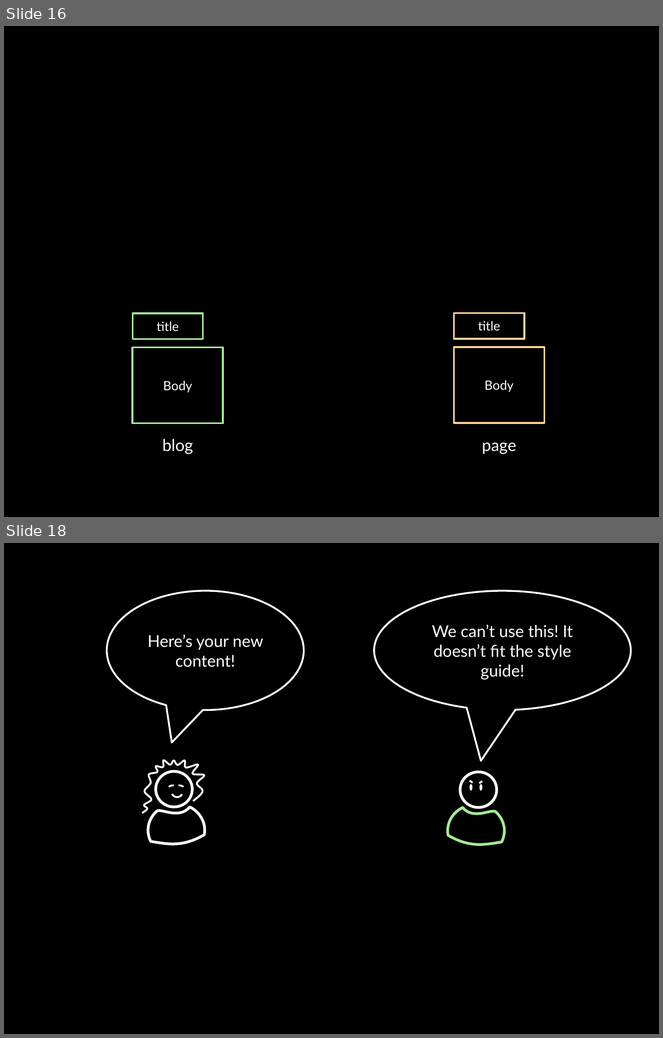
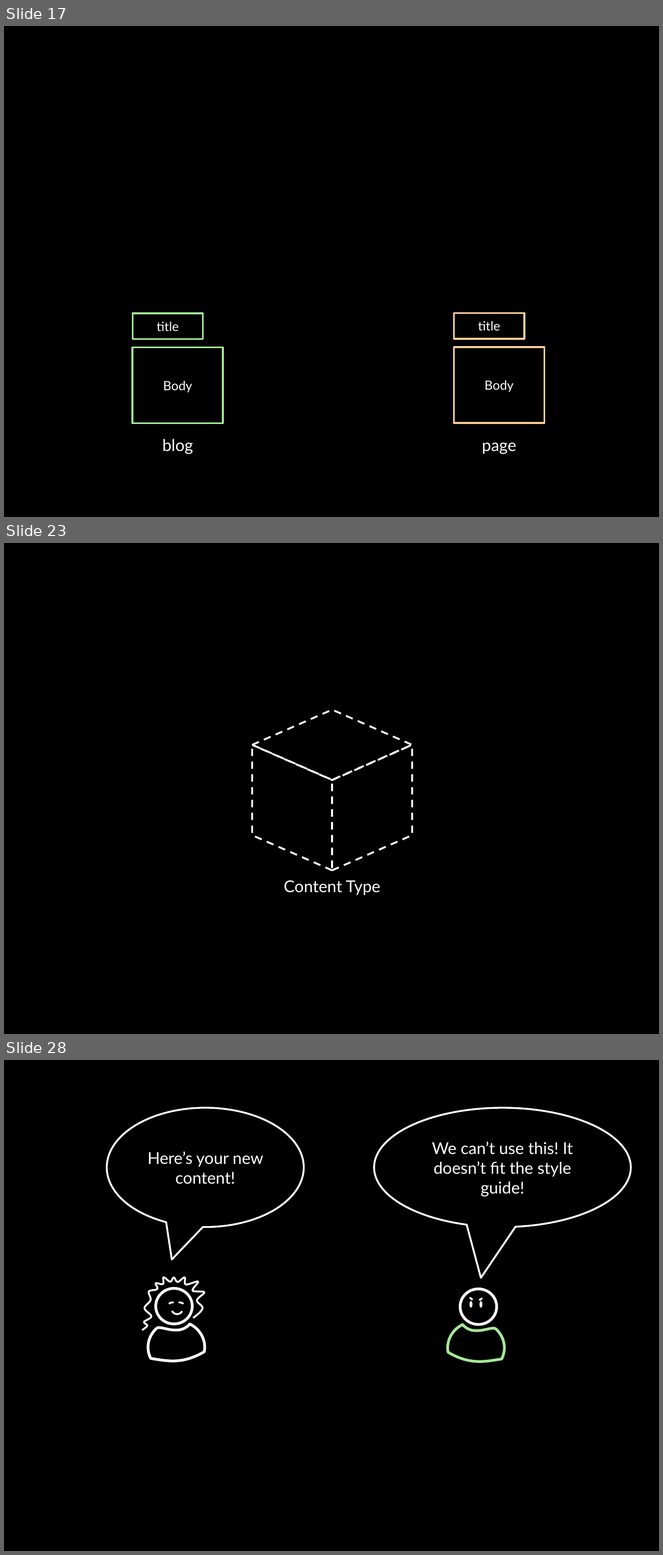
Before and after one commit to socketwench/introToContentTypes, a slide deck: src/introToContentTypes.pptx. Shown one above the other, each under a label of ours: slides 16 and 18 before the commit, slides 17, 23 and 28 after it; the slides between them are not shown. The pictures are 663x1038 and 663x1555 pixels, drawn with LibreOffice and Linux fonts; fonts in the diff are those of the drawing. Boxes give left, top, right and bottom in pixels: in the first picture for what was removed or moved away, otherwise in the second. Text is boxed around its words. In the diff, an @@ line names an element or a change of style, - is before the commit and + after.

Commit message:
Completed Drupal and Content, and Categorizing Content sections. Started Creating Content Types section.

```diff
--- a/src/introToContentTypes.pptx
+++ b/src/introToContentTypes.pptx
@@ slide 23 added at (4, 543, 659, 1034), background #000000 @@
@@ diamond added at (253, 710, 412, 781), outline #FFFFFF 2 pt dashed @@
@@ parallelogram added at (253, 745, 332, 871), outline #FFFFFF 2 pt dashed @@
@@ parallelogram added at (332, 745, 412, 871), outline #FFFFFF 2 pt dashed @@
@@ text added at (284, 880, 380, 896), 18 pt, text #FFFFFF @@
+Content Type
@@ what was slide 16 is now slide 17 @@
@@ what was slide 18 is now slide 28 @@
```
Also in this commit, not shown: 2 slides changed, 9 other slides added, 13 other files.
